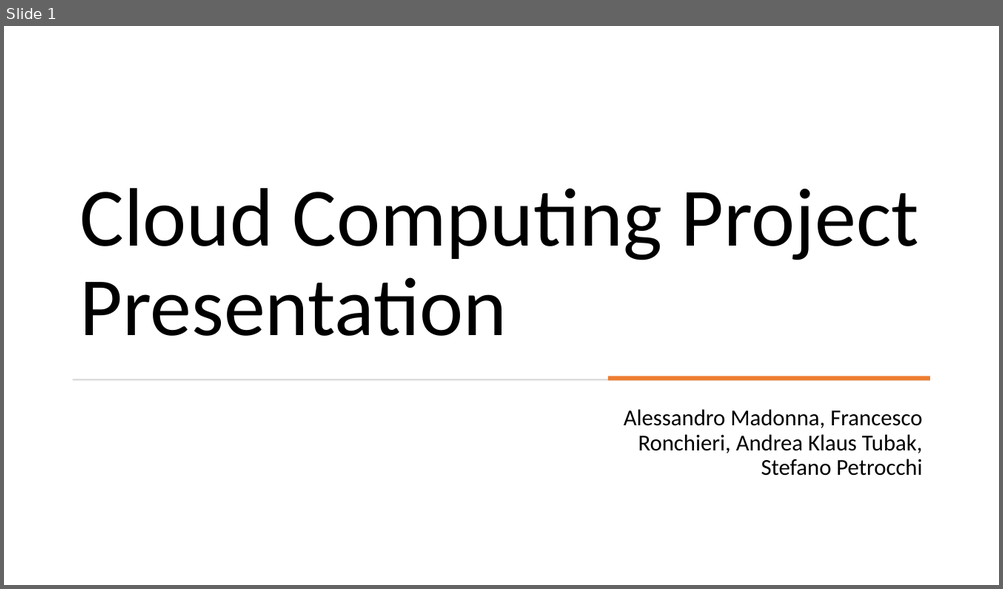
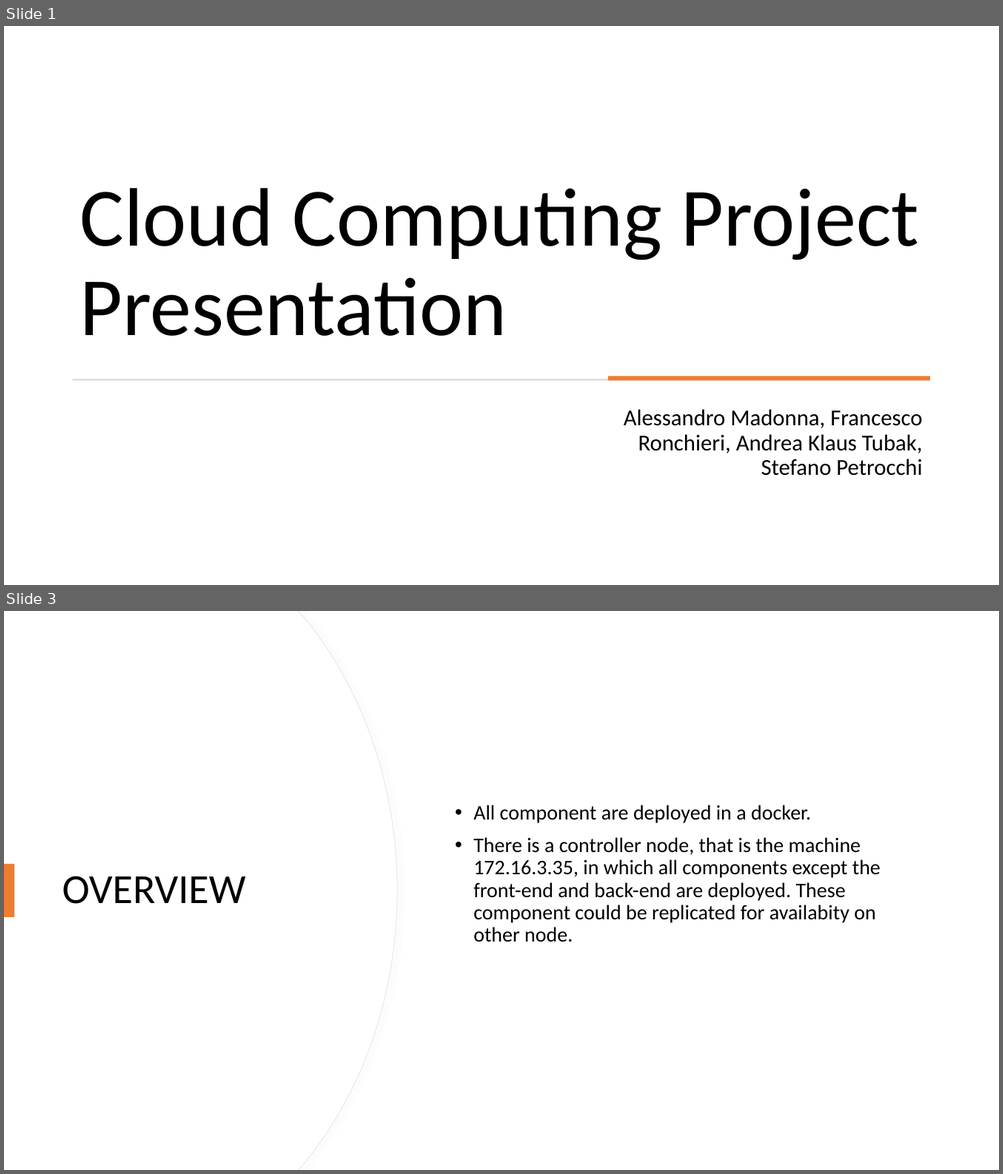
Before and after one commit to unipi-fr/CloudProgramming, a slide deck: Presentazione/CCPresentation.pptx. Shown one above the other, each under a label of ours: slide 1 before the commit, slides 1 and 3 after it; the slides between them are not shown. The pictures are 1003x589 and 1003x1174 pixels, drawn with LibreOffice and Linux fonts; fonts in the diff are those of the drawing. Boxes give left, top, right and bottom in pixels: in the first picture for what was removed or moved away, otherwise in the second. Text is boxed around its words. In the diff, an @@ line names an element or a change of style, - is before the commit and + after.

```diff
--- a/Presentazione/CCPresentation.pptx
+++ b/Presentazione/CCPresentation.pptx
@@ slide 3 added at [4,611,999,1170], background #FFFFFF @@
@@ freeform shape added at [4,611,397,1170], fill #FFFFFF, outline #E6E6E6 0.75 pt @@
@@ freeform shape added at [4,611,396,1170], fill #FFFFFF @@
@@ text added at [473,805,880,943], 20 pt, text #000000 @@
+• All component are deployed in a docker.
+• There is a controller node, that is the machine 172.16.3.35, in which all components except the front-end and back-end are deployed. These component could be replicated for availabity on other node.
@@ rectangle added at [4,864,14,917], fill #ED7D31 @@
@@ title added at [62,876,246,904], 40 pt, text #000000 @@
+OVERVIEW
```
Also in this commit, not shown: 5 slides changed, 2 other files.
